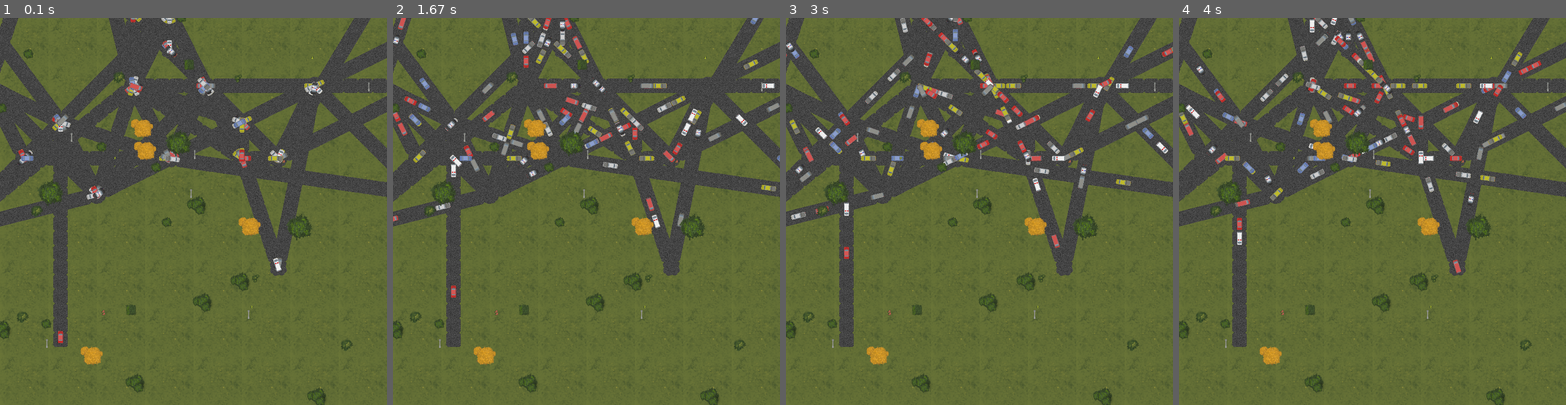
Above: before the commit, frames 1-4 (left to right).
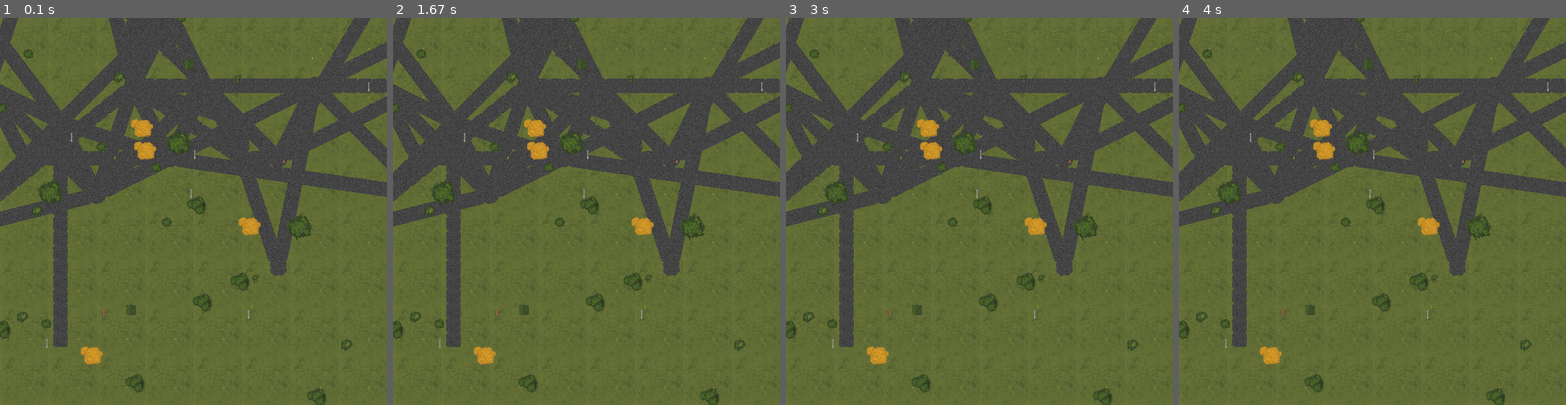
Above: after the commit, the same moments.

Repository: KESH726/Fractal-Project
Game: pygame game, started from src/citysimulation/city.py
Same seed, same stepped clock (60 frames per second), same inputs: the game is played once before the commit and once after it.
Inputs (mouse positions are in pixels of both pictures, inside the frame that each line leads up to):
- Up to frame 1 (0.1 s): no input
- Up to frame 2 (1.67 s): move the mouse to (571, 226) at 0.37 s; move the mouse to (466, 153) at 0.87 s; move the mouse to (594, 79) at 1.37 s
- Up to frame 3 (3 s): move the mouse to (967, 145) at 1.87 s; move the mouse to (1080, 176) at 2.43 s; move the mouse to (1060, 141) at 2.93 s
- Up to frame 4 (4 s): move the mouse to (1387, 196) at 3.43 s; move the mouse to (1314, 323) at 3.93 s

The runs differ from the first frame. In frame 1, 1.5% of the frame differs, in the area x 4-84%, y 0-84%; in frame 2, 3.6%; in frame 3, 3.5%; in frame 4, 3.7%, in the area x 0-100%, y 0-66%.

Commit message:
network parameters & prevent early rerender from slider event

Diff:
--- a/src/citysimulation/city.py
+++ b/src/citysimulation/city.py
@@ -364,8 +364,11 @@
     _road_list = []
     _building_list = []
     _nature_list = []
-
-    def __init__(self, coordinates, segments, scale_factor, translation_vector):
+    _cars_left = 0
+
+    def __init__(self, coordinates, segments, no_of_cars, scale_factor, translation_vector):
+        self._cars_left = no_of_cars
+
         self.initial_coords = coordinates
 
         # Pairs of coordinates to create vector lines for roads
@@ -444,8 +447,14 @@
 
     def create_cars(self):
         for road in self._road_list:
+            if self._cars_left <= 0:
+                break
+
             new_car = Car(RoadNetwork, road, 2)
             RoadNetwork._car_list.append(new_car)
+            self._cars_left -= 1
+            print("ADDED ONE CAR")
+
 
     def create_buildings(self, building_count):
         for i in range(building_count):
@@ -512,7 +521,7 @@
             map_surface.blit(grass_image, (x, y))
 
 
-def init_city(width, height, city_config):
+def init_city(width, height, segments, cars, stoplights):
     pygame.init()
     screen = pygame.display.set_mode((width, height), pygame.RESIZABLE)
     clock = pygame.time.Clock()
@@ -539,7 +548,7 @@
 
     pygame.display.set_caption('Fractal City Simulation')
 
-    my_city = RoadNetwork(coordinates, 5, 3, (map_width/4, map_height/4))
+    my_city = RoadNetwork(coordinates, segments, cars, 3, (map_width/4, map_height/4))
     my_city.create_roads()
     my_city.create_cars()
     my_city.create_buildings(10)
@@ -597,4 +606,4 @@
     pygame.quit()
 
 if __name__ == "__main__":
-    init_city(800, 800, 1)
+    init_city(800, 800, 5, 10, 3)
--- a/src/pages/fractal_editor.py
+++ b/src/pages/fractal_editor.py
@@ -8,25 +8,22 @@
 
 fractal_generator = FractalGenerator()
 
-
-
 def mapcolor(iterations, max_iteration):
     colormap = (255 - iterations * 255 // max_iteration).astype(np.uint8)
     return np.stack([colormap, colormap, colormap], axis=-1)
 
-
 def fractal_editor(root, frame):
     canvas = tk.Canvas(frame, width=900, height=600, bg="white")
     canvas.place(relx=0.95, rely=0.4, anchor='e')
-    slider_grp = ctk.CTkFrame(master=frame,bg_color="white", height=130,width=200)
-    x_label = ctk.CTkLabel(master=slider_grp, text=f"X = {fractal_generator.x}", font = ("Aerial", 10))
-    i_label = ctk.CTkLabel(master=slider_grp, text=f"I = {fractal_generator.i}", font = ("Aerial", 10))
+
+    slider_grp = ctk.CTkFrame(master=frame, bg_color="white", height=130, width=200)
+    x_label = ctk.CTkLabel(master=slider_grp, text=f"X = {fractal_generator.x}", font=("Arial", 10))
+    i_label = ctk.CTkLabel(master=slider_grp, text=f"I = {fractal_generator.i}", font=("Arial", 10))
 
     input_grp = ctk.CTkFrame(master=frame, bg_color="white", height=130, width=200)
     seg_len = ctk.CTkEntry(master=input_grp, placeholder_text="Segment Length")
     num_cars = ctk.CTkEntry(master=input_grp, placeholder_text="Number of cars")
     num_stoplights = ctk.CTkEntry(master=input_grp, placeholder_text="Number of stoplights")
-
 
     def update_canvas():
         fractals = fractal_generator.generate_fractal().fractal_pixels
@@ -36,45 +33,50 @@
         img = Image.fromarray(colors, mode="RGB")
 
         canvas.image = ImageTk.PhotoImage(img)
-
         canvas.create_image(450, 300, anchor="center", image=canvas.image)
         x_label.configure(text=f"X = {fractal_generator.x:.2f}")
         i_label.configure(text=f"I = {fractal_generator.i:.2f}")
 
-
-    def slider_event_x(value):
+    def slider_event_x(event):
+        value = slider_x.get()
         print(value)
         fractal_generator.set_x(value)
         update_canvas()
 
-
-    def slider_event_i(value):
-            print(value)
-            fractal_generator.set_i(value)
-            update_canvas()
+    def slider_event_i(event):
+        value = slider_i.get()
+        print(value)
+        fractal_generator.set_i(value)
+        update_canvas()
 
     def start_city():
+        segments, cars, stoplights = int(seg_len.get()), int(num_cars.get()), int(num_stoplights.get())
         root.destroy()
-        city.init_city(1000, 720, 1)
+        city.init_city(
+            1000,
+            720,
+            segments,
+            cars,
+            stoplights
+        )
 
-    # update the canvas for the first time
+    # Update the canvas for the first time
     update_canvas()
-
-
 
     slider_grp.place(relx=0.70, rely=0.81, anchor="sw")
     input_grp.place(relx=0.10, rely=0.81, anchor="sw")
 
-    x_label.place(relx=0.40, rely=0.2, anchor = "sw")
+    x_label.place(relx=0.40, rely=0.2, anchor="sw")
+    slider_x = ctk.CTkSlider(master=slider_grp, from_=-2, to=2)
+    slider_x.set(fractal_generator.x)
+    slider_x.place(relx=0.50, rely=0.3, anchor="center")
+    slider_x.bind("<ButtonRelease-1>", slider_event_x)  # Bind slider release to event
 
-    slider = ctk.CTkSlider(master=slider_grp, from_=-2, to=2, command=slider_event_x,variable=ctk.Variable(value=fractal_generator.x))
-    slider.place(relx=0.50, rely=0.3, anchor="center")
-
-
-    i_label.place(relx=0.40, rely=0.7, anchor = "sw")
-
-    slider = ctk.CTkSlider(master=slider_grp, from_=-2, to=2, command=slider_event_i,variable=ctk.Variable(value=fractal_generator.i))
-    slider.place(relx=0.50, rely=0.8, anchor="center")
+    i_label.place(relx=0.40, rely=0.7, anchor="sw")
+    slider_i = ctk.CTkSlider(master=slider_grp, from_=-2, to=2)
+    slider_i.set(fractal_generator.i)
+    slider_i.place(relx=0.50, rely=0.8, anchor="center")
+    slider_i.bind("<ButtonRelease-1>", slider_event_i)  # Bind slider release to event
 
     seg_len.place(relx=0.5, rely=0.1, anchor="n")
     num_cars.place(relx=0.5, rely=0.4, anchor="n")
